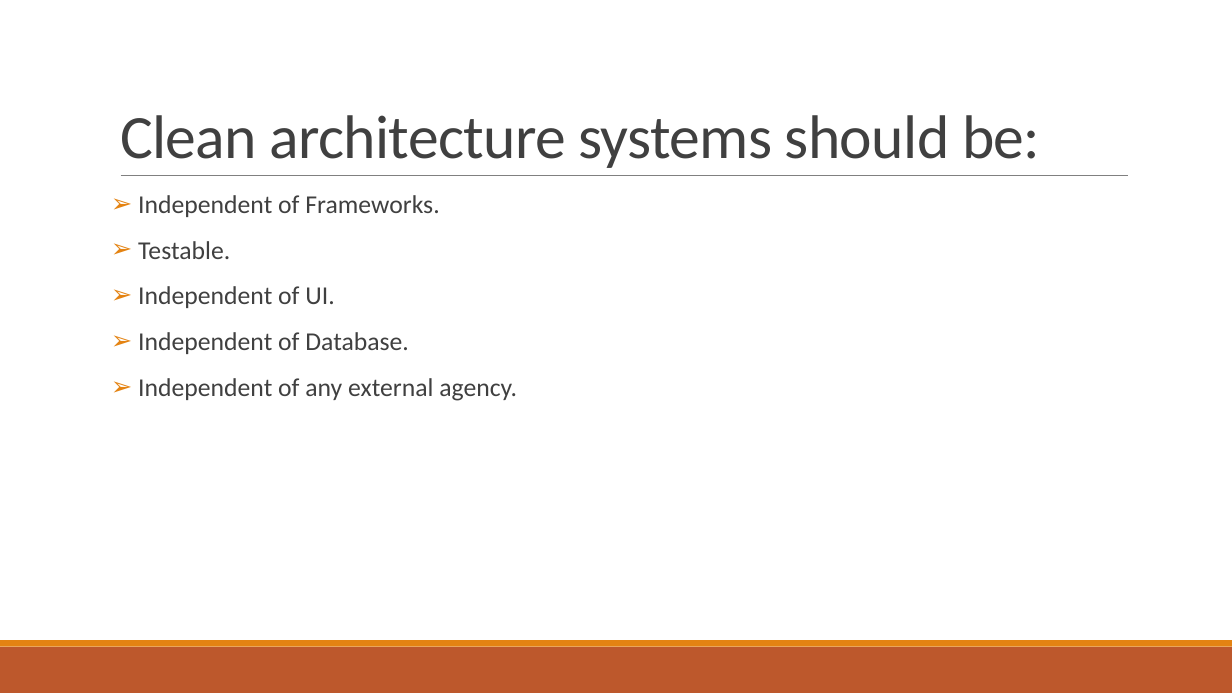
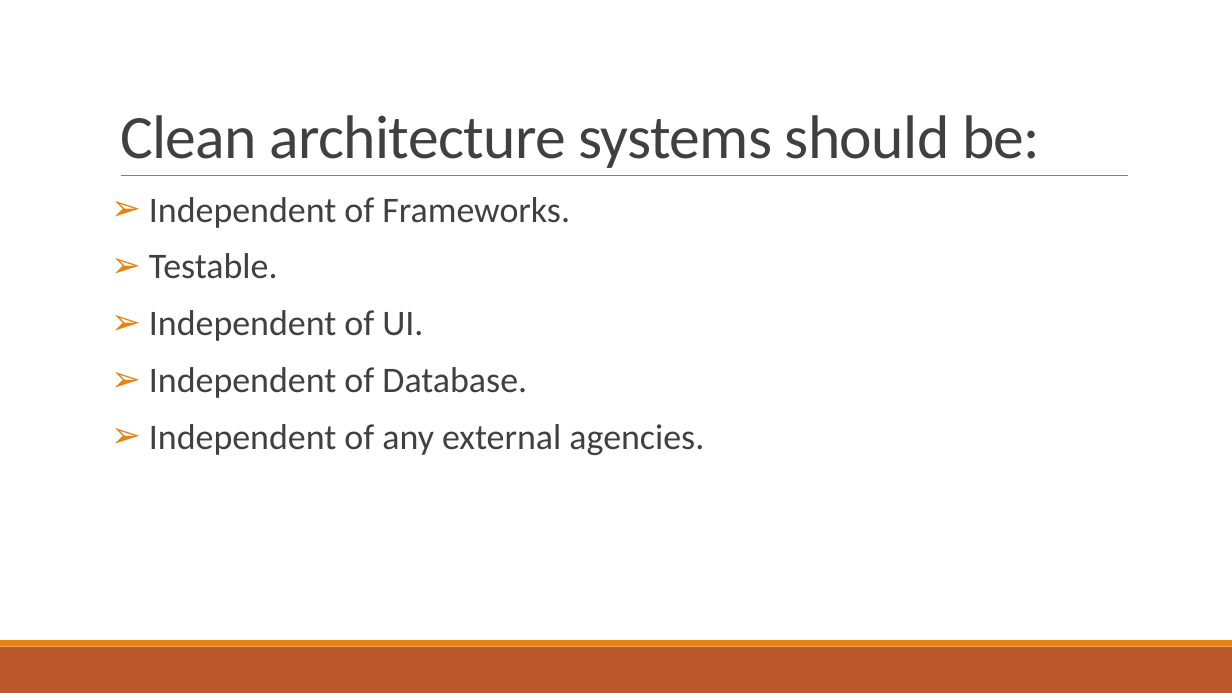
Before and after one commit to nguyentanphu/FlirtingApp, a slide deck: slide 11 of Introduction_to_clean_architecture.pptx. Drawn at 1232x693 pixels with LibreOffice and Linux fonts; fonts in the diff are those of the drawing. Boxes give left, top, right and bottom in pixels: in the first picture for what was removed or moved away, otherwise in the second. Text is boxed around its words. In the diff, an @@ line names an element or a change of style, - is before the commit and + after.

Commit message:
Update slides, minor refactor

```diff
--- a/Introduction_to_clean_architecture.pptx
+++ b/Introduction_to_clean_architecture.pptx
@@ text at [149, 197, 570, 398]: size 20 to 28 pt in "Independent of Frameworks.", "Testable.", "Independent of UI.", "Independent of Database." @@
@@ text at [149, 424, 704, 455]: text changed; size 20 to 28 pt @@
-➢ Independent of any external agency.
+➢ Independent of any external agencies.
```
Also in this commit, not shown: 2 other slides changed, 11 slides added, 4 other files.
